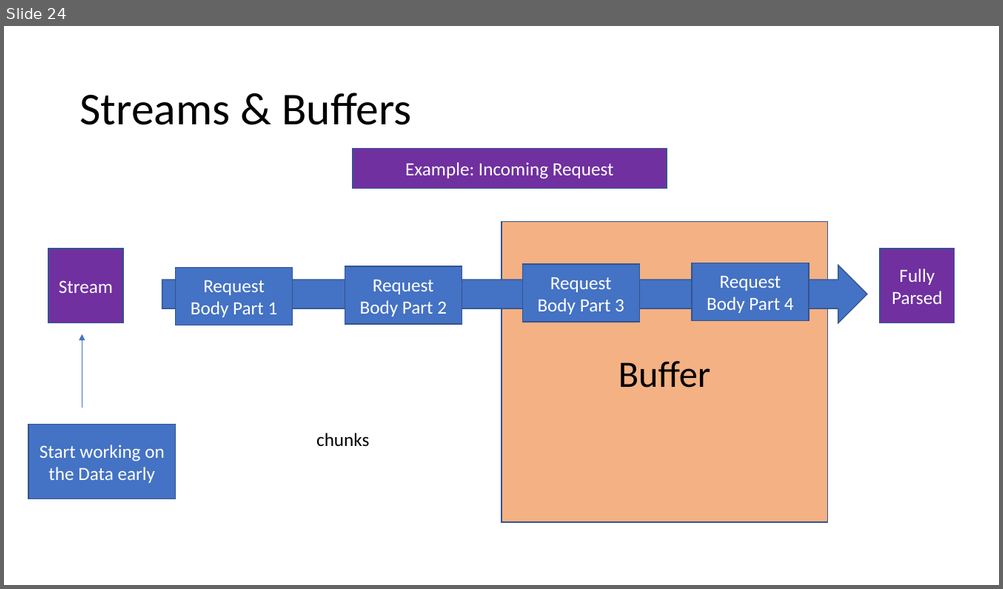
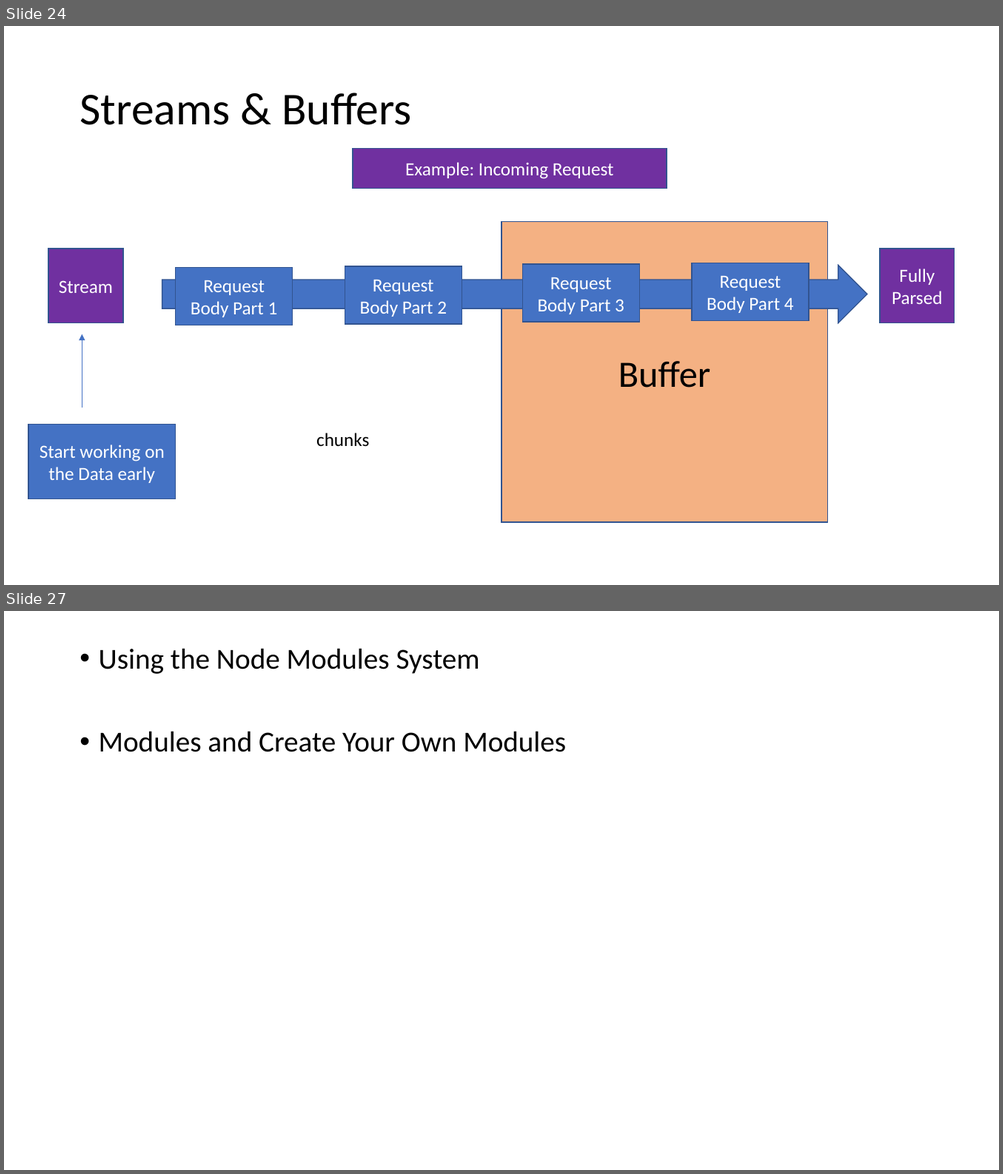
Before and after one commit to PiyushChaturvedii/Batch04, a slide deck: What is Node.pptx. Shown one above the other, each under a label of ours: slide 24 before the commit, slides 24 and 27 after it; the slides between them are not shown. The pictures are 1003x589 and 1003x1174 pixels, drawn with LibreOffice and Linux fonts; fonts in the diff are those of the drawing. Boxes give left, top, right and bottom in pixels: in the first picture for what was removed or moved away, otherwise in the second. Text is boxed around its words. In the diff, an @@ line names an element or a change of style, - is before the commit and + after.

```diff
--- a/What is Node.pptx
+++ b/What is Node.pptx
@@ slide 27 added at (4, 611, 999, 1170), background #FFFFFF @@
@@ text added at (99, 648, 566, 752), 28 pt, text #000000 @@
+• Using the Node Modules System
+• Modules and Create Your Own Modules
```
Also in this commit, not shown: 16 other slides added, 15 other files.
